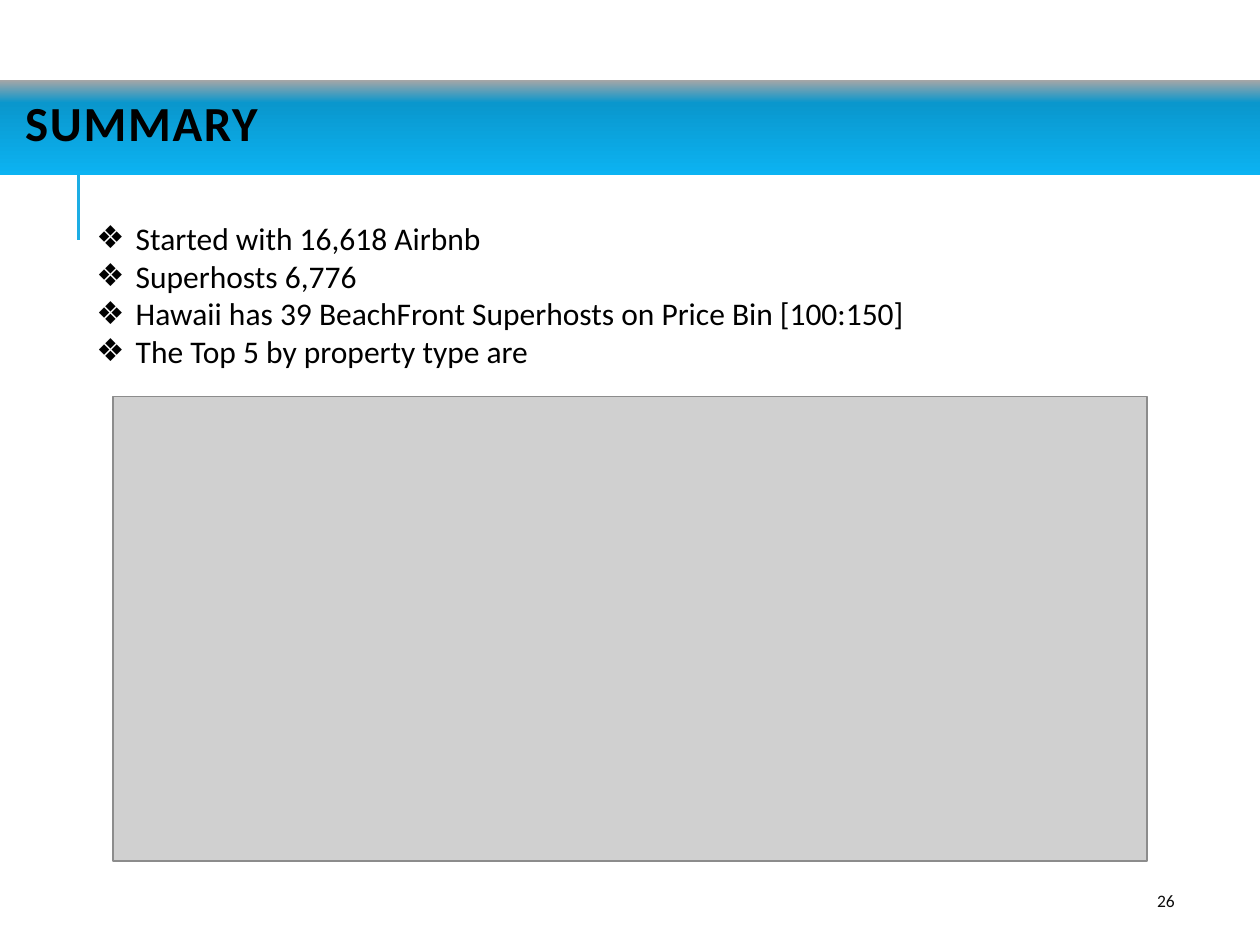
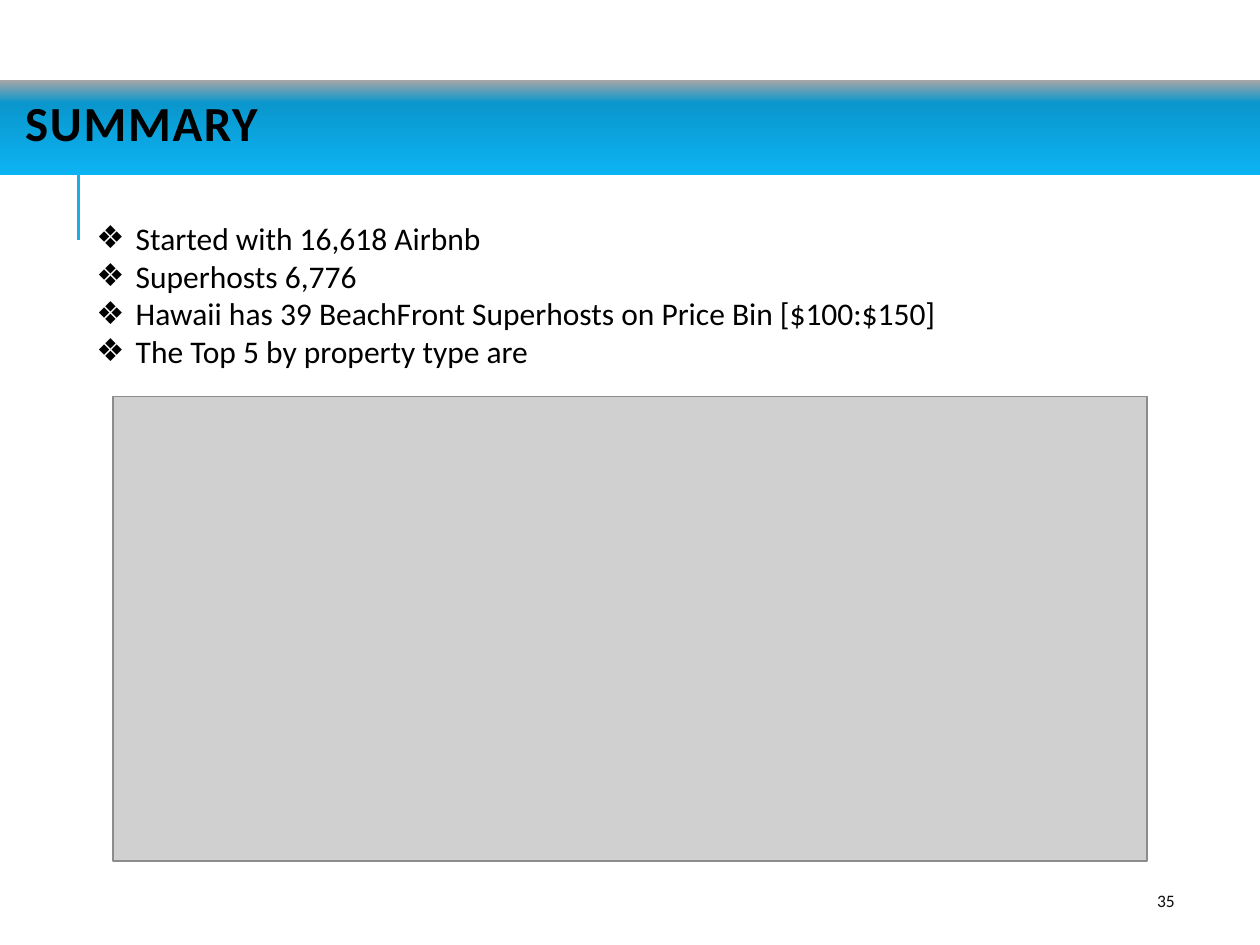
Before and after one commit to jaminiowa/Group-1-Project, a slide deck: slide 35 of Group1 Project - AirBnb Analysis.pptx (slide 26 before the commit). Drawn at 1260x945 pixels with LibreOffice and Linux fonts; fonts in the diff are those of the drawing; grey boxes stand for pictures. Boxes give left, top, right and bottom in pixels: in the first picture for what was removed or moved away, otherwise in the second. Text is boxed around its words. In the diff, an @@ line names an element or a change of style, - is before the commit and + after.

```diff
--- a/Group1 Project - AirBnb Analysis.pptx
+++ b/Group1 Project - AirBnb Analysis.pptx
@@ text at (x1=136, y1=302, x2=935, y2=330): text changed @@
-❖ Hawaii has 39 BeachFront Superhosts on Price Bin [100:150]
+❖ Hawaii has 39 BeachFront Superhosts on Price Bin [$100:$150]
@@ page number at (x1=1157, y1=895, x2=1175, y2=907): text changed @@
-26
+35
```
Also in this commit, not shown: 5 other slides changed, 12 slides added, 2 slides removed.
